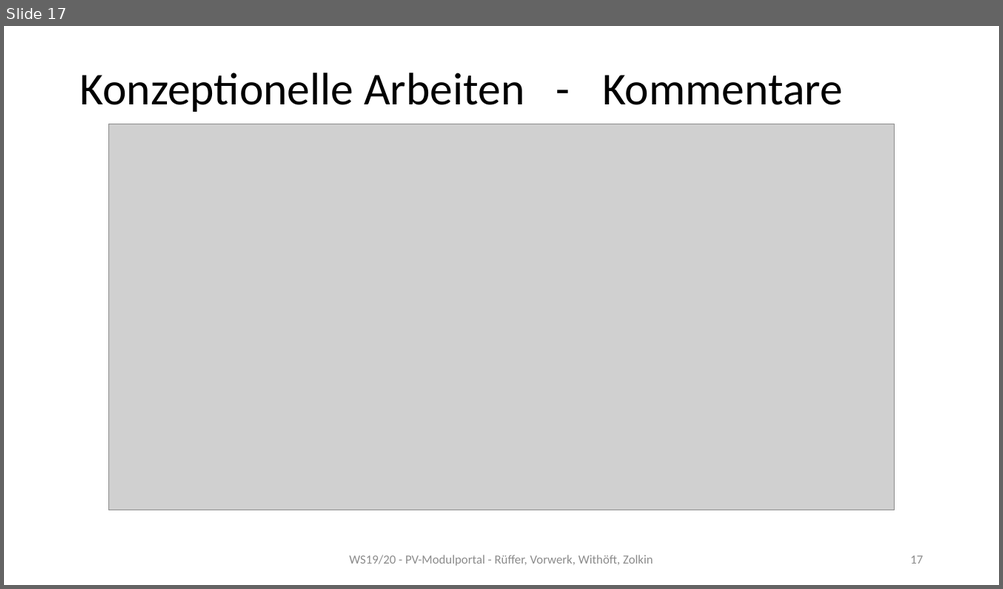
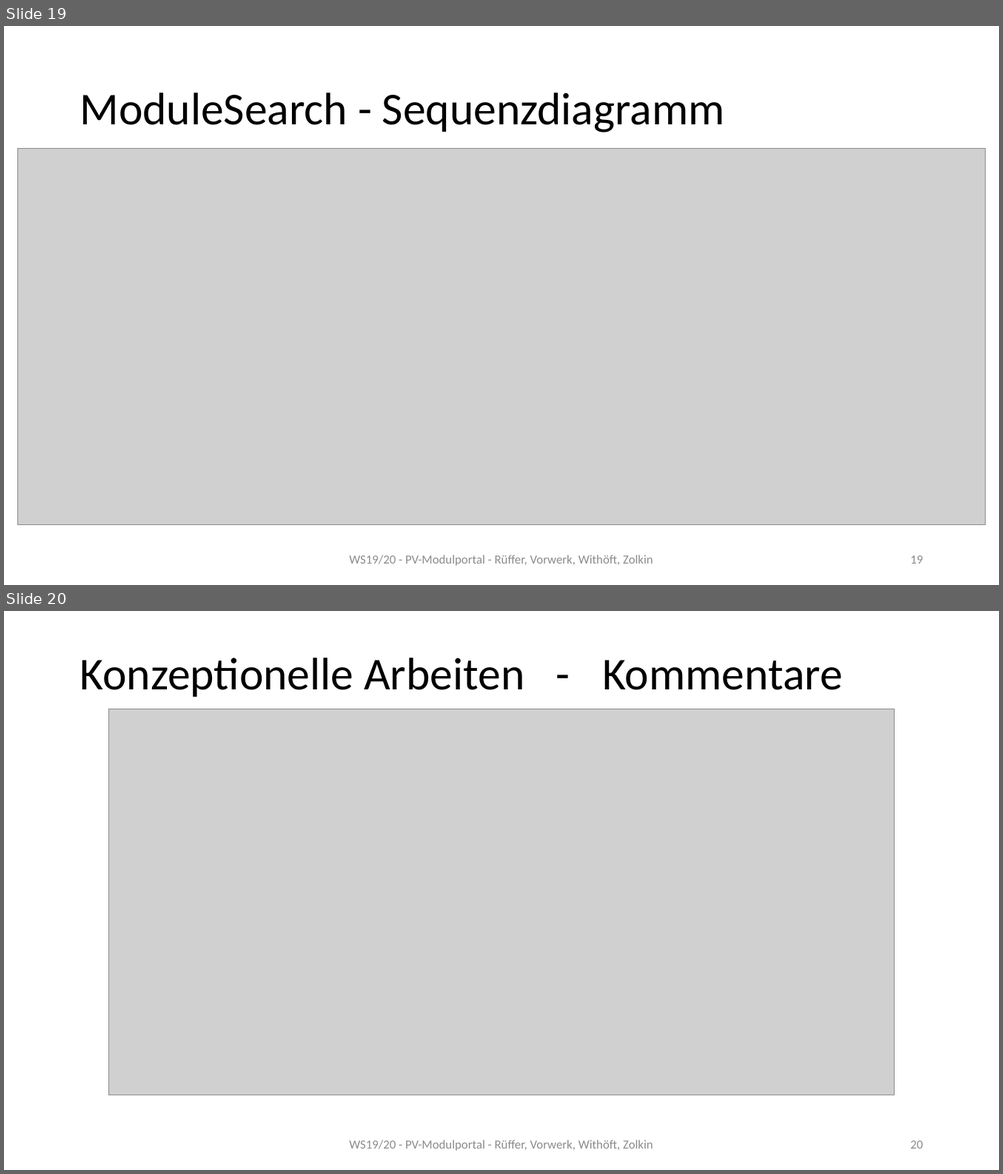
Before and after one commit to mwithoeft/Webengineering, a slide deck: docs/Seminarvortrag.pptx. Shown one above the other, each under a label of ours: slide 17 before the commit, slides 19 and 20 after it. The pictures are 1003x589 and 1003x1174 pixels, drawn with LibreOffice and Linux fonts; fonts in the diff are those of the drawing; grey boxes stand for pictures. Boxes give left, top, right and bottom in pixels: in the first picture for what was removed or moved away, otherwise in the second. Text is boxed around its words. In the diff, an @@ line names an element or a change of style, - is before the commit and + after.

```diff
--- a/docs/Seminarvortrag.pptx
+++ b/docs/Seminarvortrag.pptx
@@ slide 19 added at (4,26,999,585), background #FFFFFF @@
@@ title added at (79,93,724,133), 44 pt, text #000000 @@
+ModuleSearch - Sequenzdiagramm
@@ picture added at (18,148,985,526) @@
@@ text added at (349,555,653,566), 12 pt, text #8C8C8C @@
+WS19/20 - PV-Modulportal - Rüffer, Vorwerk, Withöft, Zolkin
@@ page number added at (910,556,922,564), 12 pt, text #8C8C8C @@
+19
@@ what was slide 17 is now slide 20 @@
@@ page number at (910,1141,922,1149): text changed @@
-17
+20
```
Also in this commit, not shown: 9 other slides added.
